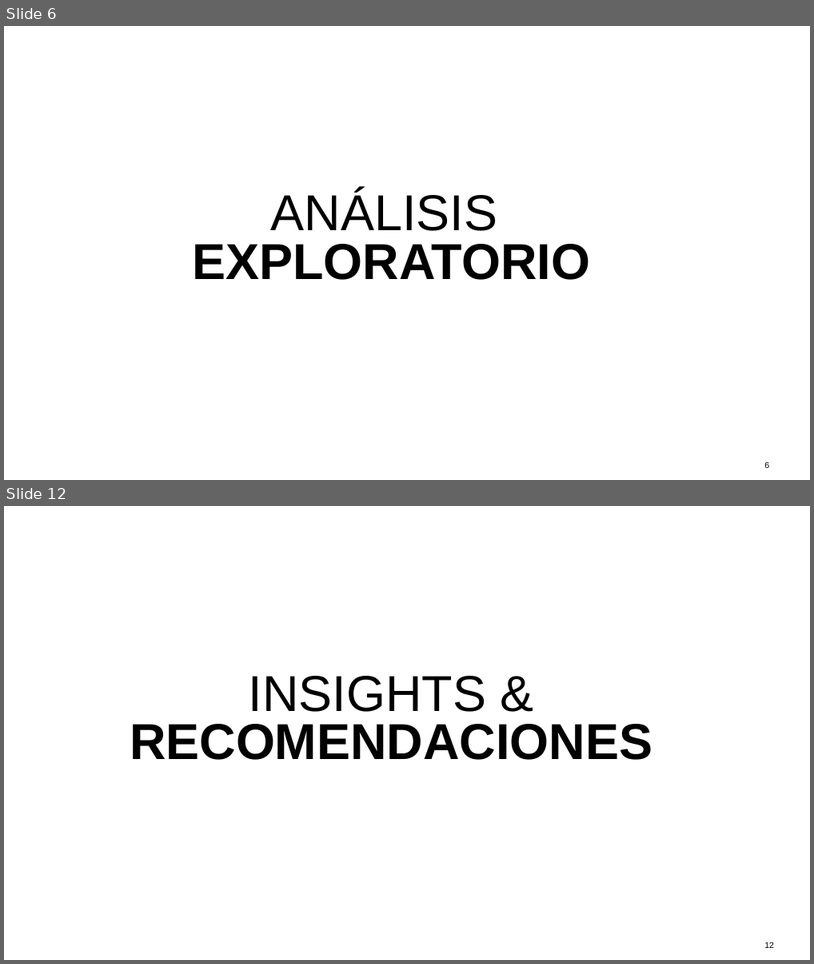
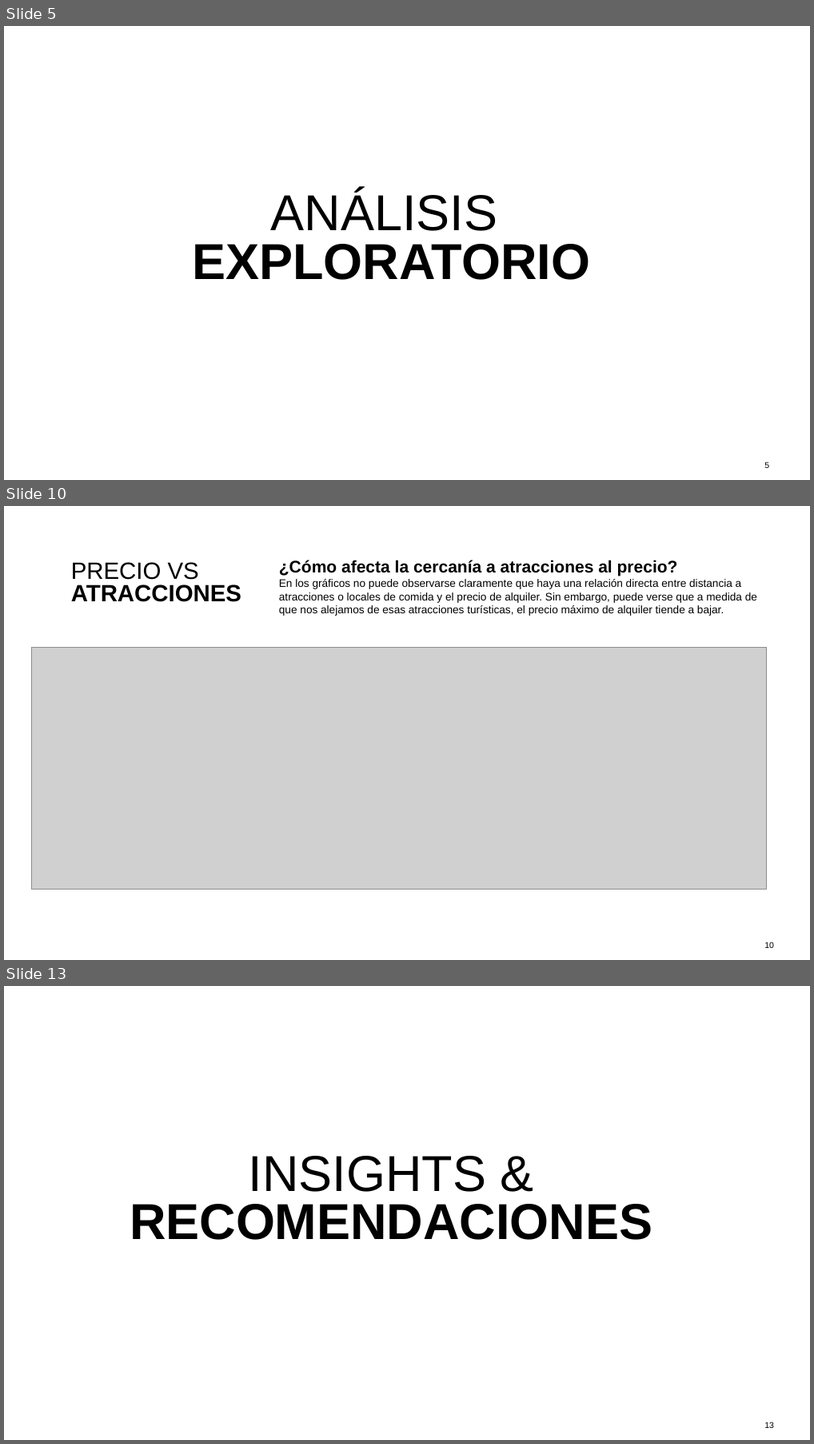
Before and after one commit to tekluis/CoderHouse, a slide deck: 11-PRESENTACION_TEK.pptx. Shown one above the other, each under a label of ours: slides 6 and 12 before the commit, slides 5, 10 and 13 after it; the slides between them are not shown. The pictures are 814x964 and 814x1444 pixels, drawn with LibreOffice and Linux fonts; fonts in the diff are those of the drawing; grey boxes stand for pictures. Boxes give left, top, right and bottom in pixels: in the first picture for what was removed or moved away, otherwise in the second. Text is boxed around its words. In the diff, an @@ line names an element or a change of style, - is before the commit and + after.

```diff
--- a/11-PRESENTACION_TEK.pptx
+++ b/11-PRESENTACION_TEK.pptx
@@ slide 10 added at (x1=4, y1=506, x2=810, y2=960), background #FFFFFF @@
@@ text added at (x1=71, y1=562, x2=242, y2=602), 28 pt, text #000000, bold @@
+PRECIO VS ATRACCIONES
@@ text added at (x1=279, y1=560, x2=758, y2=616), 13 pt, text #000000 @@
+¿Cómo afecta la cercanía a atracciones al precio?
+En los gráficos no puede observarse claramente que haya una relación directa entre distancia a atracciones o locales de comida y el precio de alquiler. Sin embargo, puede verse que a medida de que nos alejamos de esas atracciones turísticas, el precio máximo de alquiler tiende a bajar.
@@ picture added at (x1=32, y1=647, x2=767, y2=888) @@
@@ page number added at (x1=765, y1=941, x2=774, y2=948), 10 pt, text #000000 @@
+10
@@ what was slide 6 is now slide 5 @@
@@ page number at (x1=765, y1=461, x2=770, y2=468): text changed @@
-6
+5
@@ what was slide 12 is now slide 13 @@
```
Also in this commit, not shown: 8 slides changed, 1 other slide added, 1 slide removed, 1 other file.
